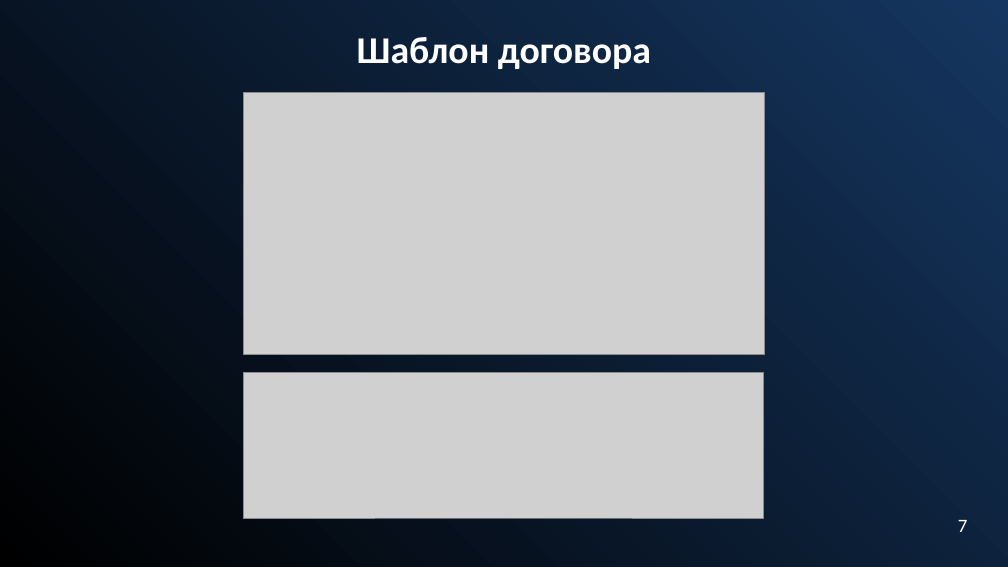
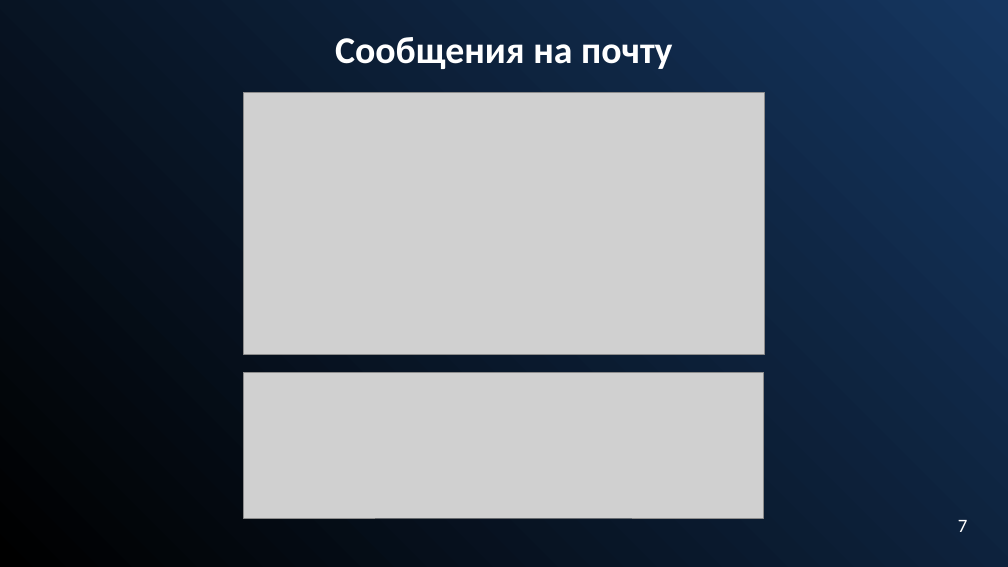
Before and after one commit to Alfamodik/AirCharter, a slide deck: slide 8 of Docs/ВКР/Презентация на защиту диплома.pptx (slide 7 before the commit). Drawn at 1008x567 pixels with LibreOffice and Linux fonts; fonts in the diff are those of the drawing; grey boxes stand for pictures. Boxes give left, top, right and bottom in pixels: in the first picture for what was removed or moved away, otherwise in the second. Text is boxed around its words. In the diff, an @@ line names an element or a change of style, - is before the commit and + after.

```diff
--- a/Docs/ВКР/Презентация на защиту диплома.pptx
+++ b/Docs/ВКР/Презентация на защиту диплома.pptx
@@ subtitle at bbox=[335, 37, 673, 69]: text changed @@
-Шаблон договора
+Сообщения на почту
```
Also in this commit, not shown: 13 other slides changed, 3 slides added, 5 slides removed, 2 other files.
